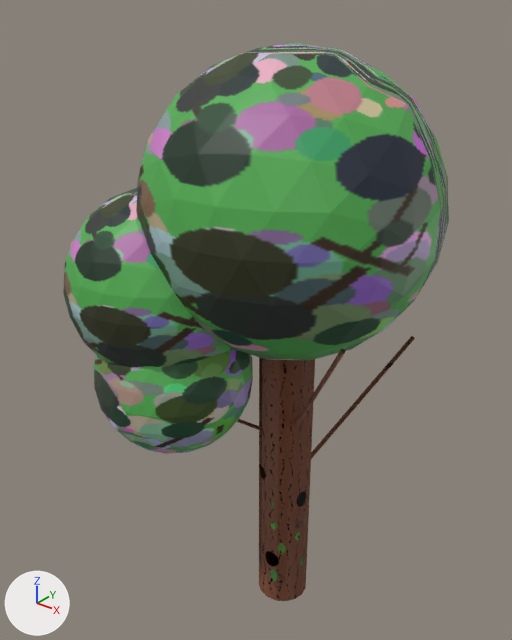
The glTF model assets/models/trees/tree_8.glb, before and after one commit.
Both versions are drawn from a 50 mm lens placed at (1.77, -2.45, 3.14), pointed at (-0.19, 0.0, 1.62). Every picture has the same lights, and +X, +Y and +Z are marked at lower left. Where no turn or scale is listed for an object, it has been applied to the vertices. Vertices at the same position are counted once.

Names of what the first picture shows: 'tree_8_branch0', 'tree_8_branch1', 'tree_8_branch2', 'tree_8_crown0', 'tree_8_crown1', 'tree_8_crown2', 'tree_8_trunk'.
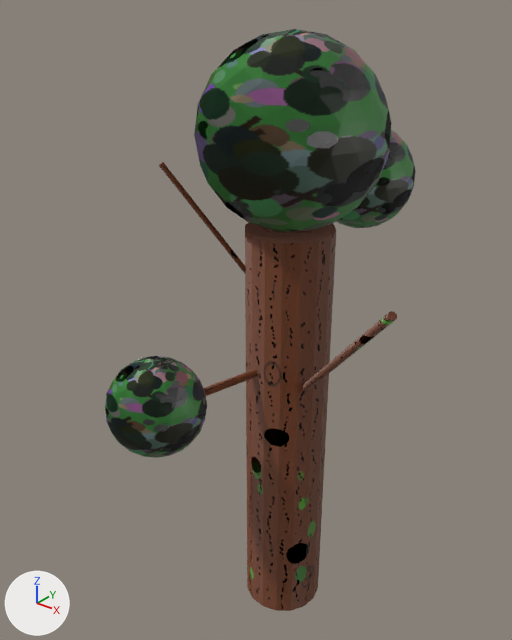
Location of each change, (x1, y1, x2, y2) in pixels of the pictures (512 x 640 px):
'tree_8_crown0', surface changed, mesh turned: before (136, 43, 449, 360); after (194, 29, 391, 232)
'tree_8_trunk', reshaped (61% wider, 59% taller): before (259, 357, 315, 601); after (245, 223, 336, 611)
'tree_8_crown1', surface changed, mesh turned: before (63, 188, 232, 367); after (105, 356, 207, 458)
'tree_8_crown2', surface changed, mesh turned: before (94, 349, 253, 454); after (336, 130, 415, 228)
'tree_8_branch0', reshaped: before (311, 336, 415, 459); after (159, 162, 246, 274)
'tree_8_branch1', reshaped: before (237, 419, 263, 431); after (303, 311, 397, 391)
'tree_8_branch2', reshaped: before (296, 349, 345, 424); after (204, 369, 258, 396)

Patch to the scene script:
```diff
--- a/assets/models/trees/tree_8.glb.py
+++ b/assets/models/trees/tree_8.glb.py
@@ mat_mat_tree_8_crown0 @@
 n0 = _N.new('ShaderNodeBsdfPrincipled'); n0.name = 'Principled BSDF'
 n2.image = img_tree_8_crown
+n3 = _N.new('ShaderNodeNormalMap'); n3.name = 'Normal Map'
+n3.uv_map = 'UVMap'
+n4 = _N.new('ShaderNodeTexImage'); n4.name = 'Image Texture.001'
+n4.image = img_tree_8_crown_bump
 _L.new(n0.outputs[0], n1.inputs[0])  # 'BSDF' to 'Surface'
 _L.new(n2.outputs[0], n0.inputs[0])  # 'Color' to 'Base Color'
+_L.new(n3.outputs[0], n0.inputs[5])  # 'Normal' to 'Normal'
+_L.new(n4.outputs[0], n3.inputs[1])  # 'Color' to 'Color'
@@ mat_mat_tree_8_crown1 @@
 n0 = _N.new('ShaderNodeBsdfPrincipled'); n0.name = 'Principled BSDF'
 n2.image = img_tree_8_crown
+n3 = _N.new('ShaderNodeNormalMap'); n3.name = 'Normal Map'
+n3.uv_map = 'UVMap'
+n4 = _N.new('ShaderNodeTexImage'); n4.name = 'Image Texture.001'
+n4.image = img_tree_8_crown_bump
 _L.new(n0.outputs[0], n1.inputs[0])  # 'BSDF' to 'Surface'
 _L.new(n2.outputs[0], n0.inputs[0])  # 'Color' to 'Base Color'
+_L.new(n3.outputs[0], n0.inputs[5])  # 'Normal' to 'Normal'
+_L.new(n4.outputs[0], n3.inputs[1])  # 'Color' to 'Color'
@@ mat_mat_tree_8_crown2 @@
 n0 = _N.new('ShaderNodeBsdfPrincipled'); n0.name = 'Principled BSDF'
 n2.image = img_tree_8_crown
+n3 = _N.new('ShaderNodeNormalMap'); n3.name = 'Normal Map'
+n3.uv_map = 'UVMap'
+n4 = _N.new('ShaderNodeTexImage'); n4.name = 'Image Texture.001'
+n4.image = img_tree_8_crown_bump
 _L.new(n0.outputs[0], n1.inputs[0])  # 'BSDF' to 'Surface'
 _L.new(n2.outputs[0], n0.inputs[0])  # 'Color' to 'Base Color'
+_L.new(n3.outputs[0], n0.inputs[5])  # 'Normal' to 'Normal'
+_L.new(n4.outputs[0], n3.inputs[1])  # 'Color' to 'Color'
@@ me_tree_8_trunk @@
 me_tree_8_trunk.from_pydata(...)  # 34 vertices, 64 faces; spans x -0.14..0.14, y -0.14..0.14, z 0.0..1.55
+# me_tree_8_trunk part 1: the whole mesh is multiplied about the mesh origin by the matrix ((0.942, -1.163, 0.0), (1.163, 0.942, 0.0), (0.0, 0.0, 1.374))
 me_tree_8_trunk.materials.append(mat_mat_tree_8_trunk)
@@ me_tree_8_crown0 @@
 me_tree_8_crown0.from_pydata(...)  # 162 vertices, 320 faces; spans x -0.664..0.664, y -0.672..0.672, z 1.55..2.9
+# me_tree_8_crown0 part 2: the whole mesh is turned 51 degrees about the z axis through its middle and scaled by 0.607, then moved by (0.0, 0.0, 0.315)
 me_tree_8_crown0.materials.append(mat_mat_tree_8_crown0)
@@ me_tree_8_crown1 @@
 me_tree_8_crown1.from_pydata(...)  # 162 vertices, 320 faces; spans x -0.906..-0.017, y -0.799..0.101, z 1.405..2.309
+# me_tree_8_crown1 part 3: the whole mesh is turned 51 degrees about the z axis through its middle and scaled by 0.476, then moved by (0.305, -0.374, -0.361)
 me_tree_8_crown1.materials.append(mat_mat_tree_8_crown1)
@@ me_tree_8_crown2 @@
 me_tree_8_crown2.from_pydata(...)  # 162 vertices, 320 faces; spans x -0.762..-0.003, y -0.77..-0.011, z 1.044..1.804
+# me_tree_8_crown2 part 4: the whole mesh is turned -136 degrees about the z axis through its middle and scaled by 0.696, then moved by (0.345, 1.056, 0.802)
 me_tree_8_crown2.materials.append(mat_mat_tree_8_crown2)
@@ me_tree_8_branch0 @@
-me_tree_8_branch0.from_pydata(...)  # 26 vertices, 48 faces; spans x -0.011..0.367, y -0.009..0.627, z 0.681..1.461
+me_tree_8_branch0.from_pydata(...)  # 26 vertices, 48 faces; spans x -0.372..0.011, y -0.429..0.01, z 1.648..2.448
+# me_tree_8_branch0 part 5: 26 of 26 vertices moved; they spanned x -0.011..0.367, y -0.009..0.627, z 0.681..1.461 and now span x -0.372..0.011, y -0.429..0.01, z 1.648..2.448; mean shift (-0.359, -0.518, 0.977); largest move (0.361, 0.626, 1.445) -> (-0.368, -0.426, 2.434)
 me_tree_8_branch0.materials.append(mat_mat_tree_8_branch0)
@@ me_tree_8_branch1 @@
-me_tree_8_branch1.from_pydata(...)  # 26 vertices, 48 faces; spans x -0.253..0.008, y -0.554..0.006, z 0.995..1.438
+me_tree_8_branch1.from_pydata(...)  # 26 vertices, 48 faces; spans x -0.014..0.741, y -0.394..0.017, z 1.203..2.068
+# me_tree_8_branch1 part 6: 26 of 26 vertices moved; they spanned x -0.253..0.008, y -0.554..0.006, z 0.995..1.438 and now span x -0.014..0.741, y -0.394..0.017, z 1.203..2.068; mean shift (0.486, 0.085, 0.419); largest move (-0.242, -0.554, 1.424) -> (0.741, -0.375, 2.044)
 me_tree_8_branch1.materials.append(mat_mat_tree_8_branch1)
@@ me_tree_8_branch2 @@
-me_tree_8_branch2.from_pydata(...)  # 26 vertices, 48 faces; spans x -0.009..0.458, y -0.246..0.01, z 0.977..1.766
+me_tree_8_branch2.from_pydata(...)  # 26 vertices, 48 faces; spans x -0.176..0.019, y -0.728..0.004, z 1.438..1.496
+# me_tree_8_branch2 part 7: 26 of 26 vertices moved; they spanned x -0.009..0.458, y -0.246..0.01, z 0.977..1.766 and now span x -0.176..0.019, y -0.728..0.004, z 1.438..1.496; mean shift (-0.303, -0.244, 0.095); largest move (0.453, -0.244, 1.756) -> (-0.166, -0.722, 1.46)
 me_tree_8_branch2.materials.append(mat_mat_tree_8_branch2)
```
